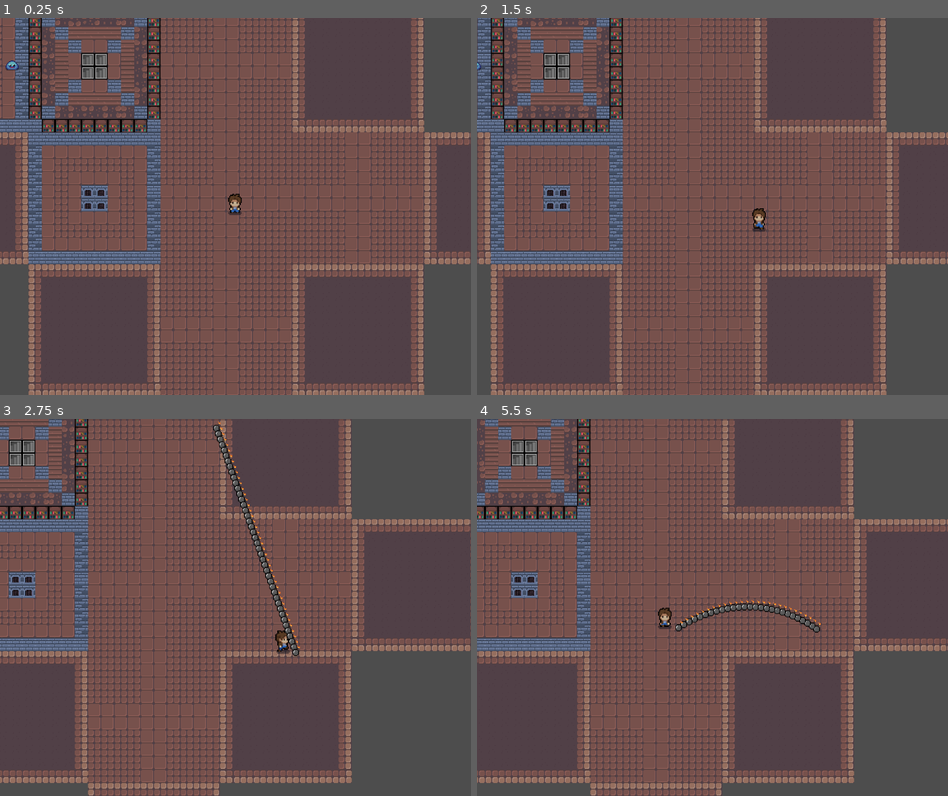
Above: before the commit, frames 1-4 (two rows, left to right).
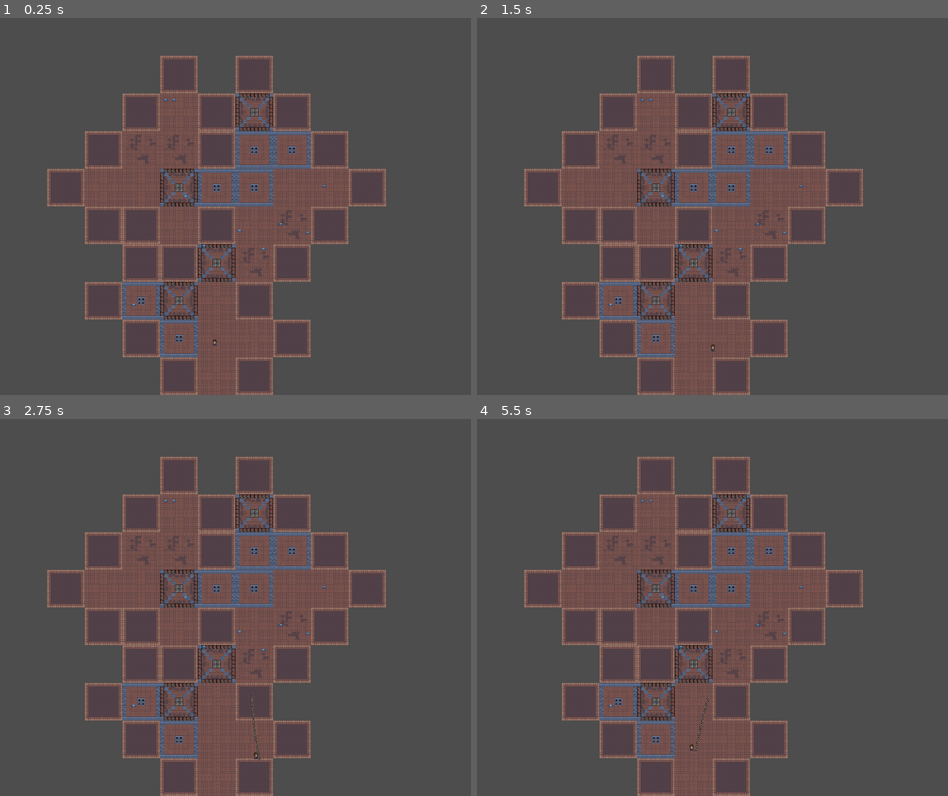
Above: after the commit, the same moments.

Repository: jaxonavena/Calamity
Game: Godot game, scene res://scenes/dungeon_generator.tscn
The game is run twice, just before and just after one commit, with the same random seed, the same clock (stepped at 60 frames per second) and the same inputs.
Inputs (mouse positions are in pixels of both pictures, inside the frame that each line leads up to):
- Up to frame 1 (0.25 s): no input
- Up to frame 2 (1.5 s): tap Enter at 0.5 s; move the mouse to (816, 187) at 0.52 s; hold Right (ui_right) 0.53-1.28 s; hold End (ui_end) 0.53-1.28 s; move the mouse to (618, 225) at 1.27 s; hold Down (ui_down) from 1.28 s (still down); tap Space (attack) at 1.35 s
- Up to frame 3 (2.75 s): tap End (ui_end) at 1.55, 2.3 s; move the mouse to (282, 524) at 2.02 s; release Down (ui_down) at 2.03 s; press the mouse at (282, 524) at 2.03 s; hold Right (ui_right) from 2.03 s (still down)
- Up to frame 4 (5.5 s): move the mouse to (688, 682) at 2.77 s; release Right (ui_right) at 2.78 s; release the mouse at (688, 682) at 2.78 s; hold Up (ui_up) 2.78-3.53 s; tap End (ui_end) at 2.85, 4.55, 5.3 s; move the mouse to (853, 664) at 3.52 s; hold End (ui_end) 3.53-4.28 s; hold Left (ui_left) 3.53-5.03 s; move the mouse to (571, 550) at 4.27 s; tap Space (attack) at 4.35 s; move the mouse to (736, 607) at 5.02 s; press the mouse at (736, 607) at 5.03 s; hold Down (ui_down) from 5.03 s (still down)

The runs differ from the first frame. In frame 1, 45% of the frame differs, in the area x 0-100%, y 0-100%; in frame 2, 43%; in frame 3, 40%; in frame 4, 40%.

Commit message:
small edits

Diff:
--- a/calamity-godotproject/project.godot
+++ b/calamity-godotproject/project.godot
@@ -48,6 +48,11 @@
 "events": [Object(InputEventMouseButton,"resource_local_to_scene":false,"resource_name":"","device":-1,"window_id":0,"a …(253 unchanged characters)…
 ]
 }
+toggle_camera={
+"deadzone": 0.5,
+"events": [Object(InputEventKey,"resource_local_to_scene":false,"resource_name":"","device":-1,"window_id":0,"alt_pressed":false,"shift_pressed":false,"ctrl_pressed":false,"meta_pressed":true,"pressed":false,"keycode":0,"physical_keycode":67,"key_label":0,"unicode":0,"location":0,"echo":false,"script":null)
+]
+}
 
 [rendering]
 
--- a/calamity-godotproject/scenes/dungeon_generator.gd
+++ b/calamity-godotproject/scenes/dungeon_generator.gd
@@ -35,7 +35,7 @@
 	get_tree().reload_current_scene()
 
 func get_spawn_location() -> Vector2:
-	var salt = Vector2(randi_range(0, 160), randi_range(0, 160))
+	var salt = Vector2(randi_range(5, 160), randi_range(5, 160))
 	return used_positions.keys()[randi_range(0, used_positions.size() - 1)] + salt
 
 func place_player():
--- a/calamity-godotproject/scripts/player.gd
+++ b/calamity-godotproject/scripts/player.gd
@@ -1,7 +1,7 @@
 extends CharacterBody2D
 
 # Player stuff
-const speed = 100
+const speed = 120
 var current_dir = "down"
 var enemy_in_attack_range = false
 var enemy_attack_cooldown = true
@@ -37,12 +37,14 @@
 	get_parent().add_child(projectile_inst)
 
 func _ready():
+	$Camera2D.enabled = false
 	$AnimatedSprite2D.play("front_idle")
 
 func _physics_process(delta):
 	player_movement(delta)
 	enemy_attack()
 	attack()
+
 	if health <= 0:
 		player_alive = false
 		#add death functionality here
@@ -51,7 +53,8 @@
 		print("player is dead")
 		get_tree().change_scene_to_file("res://scenes/main_menu.tscn")
 
-
+	elif Input.is_action_just_pressed("toggle_camera"):
+		$Camera2D.enabled = not $Camera2D.enabled # Press CMD+C to toggle the playe cam
 
 func player_movement(delta):
 	if Input.is_action_pressed("ui_right") or Input.is_key_pressed(KEY_D):
@@ -74,8 +77,9 @@
 		play_animation(1)
 		velocity.x = 0
 		velocity.y = -speed
-	elif Input.is_action_pressed("ui_end"):
-		get_tree().quit()
+	#elif Input.is_action_just_pressed("ui_end"):
+		#get_tree().quit()
+
 
 	else:
 		play_animation(0)
